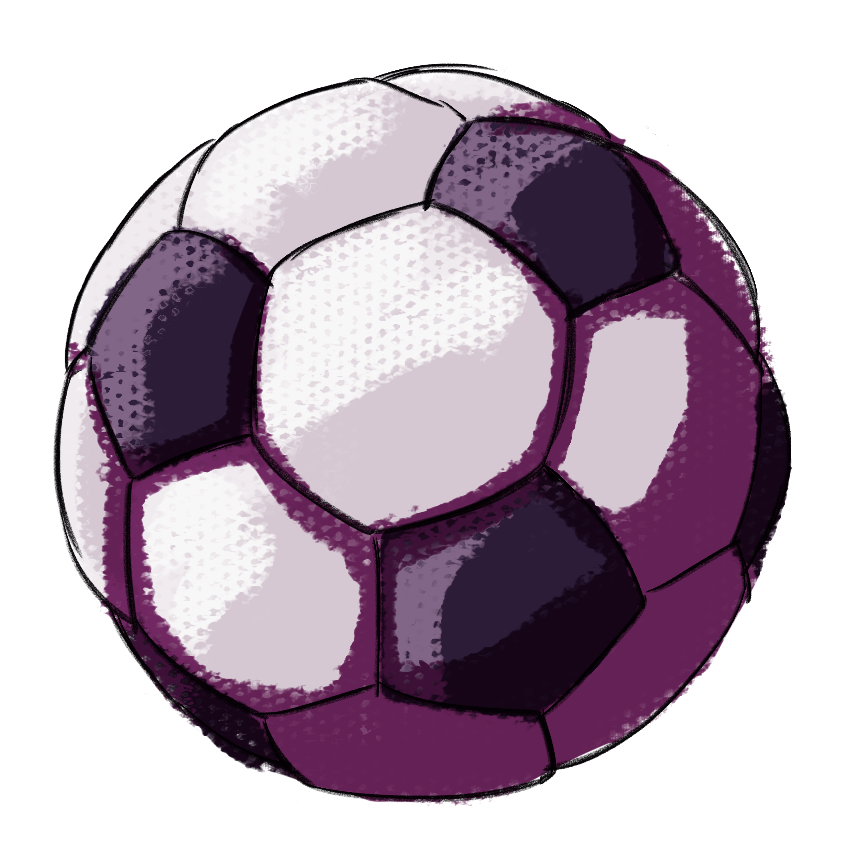
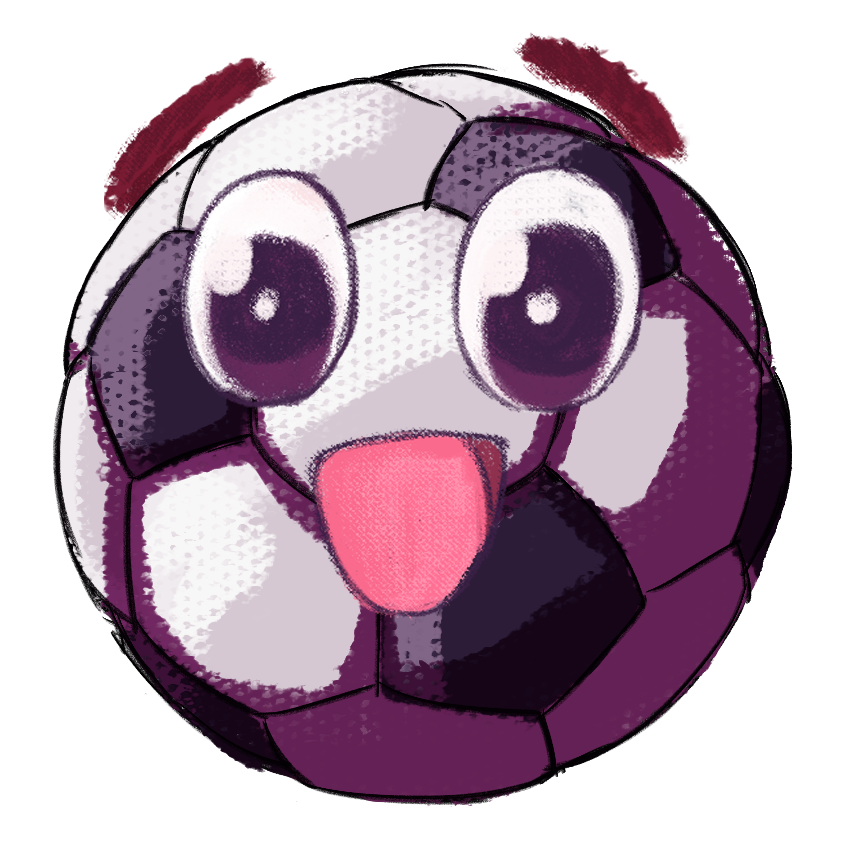
Layer changes from the first 845×845 image to the second:
removed layer "3" over (52, 63, 793, 808)
added layer "Layer 3" above "Layer 2" over (52, 32, 793, 808)
added layer "Layer 2" above "Layer 1" over (52, 35, 793, 808)
added layer "Layer 1" over (52, 41, 793, 808)
